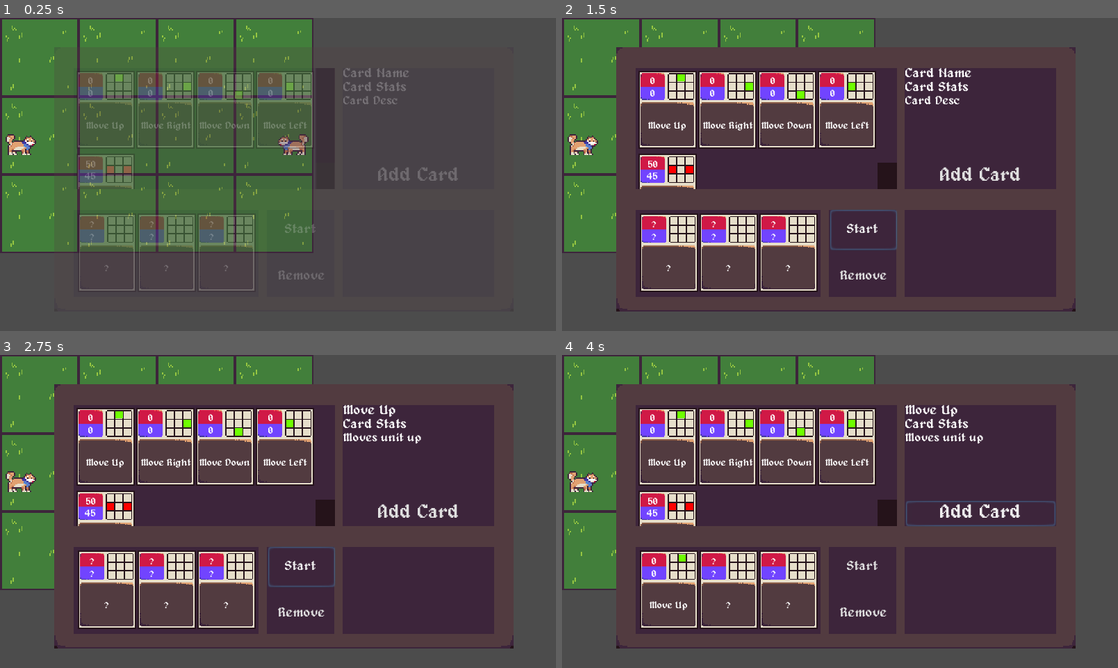
Above: before the commit, frames 1-4 (two rows, left to right).
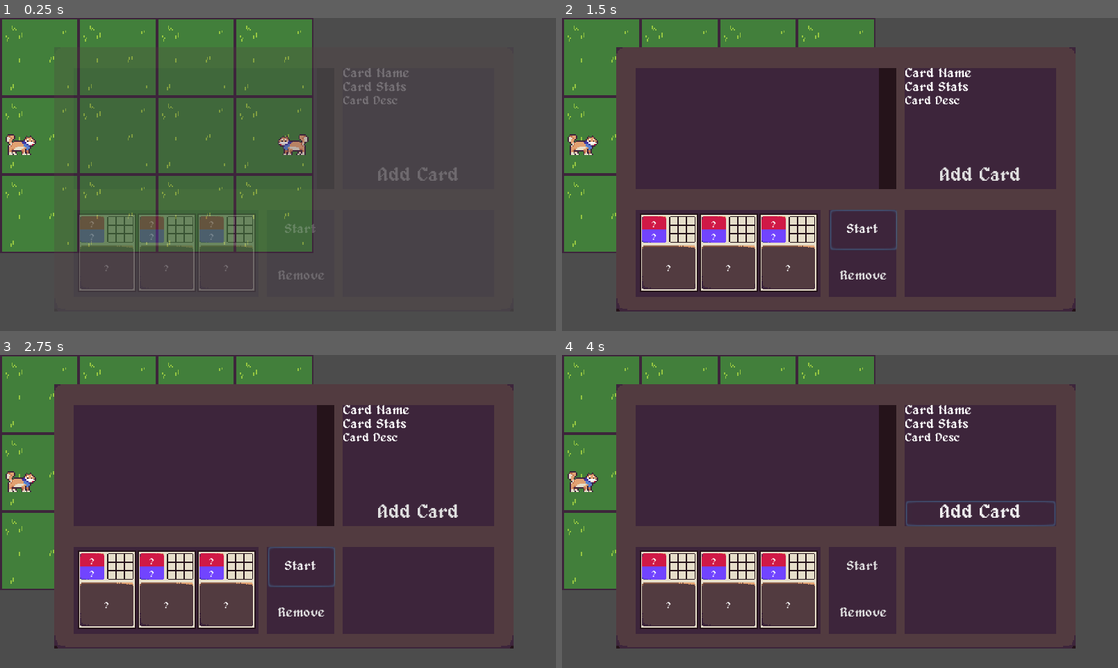
Above: after the commit, the same moments.

Repository: erik-lance/Shiba-Fighters
Game: Godot game, scene res://scenes/fight.tscn
Same seed, same stepped clock (60 frames per second), same inputs: the game is played once before the commit and once after it. This scene is started directly instead of the project's main scene.
Inputs (mouse positions are in pixels of both pictures, inside the frame that each line leads up to):
- Up to frame 1 (0.25 s): no input
- Up to frame 2 (1.5 s): click "Start" at 0.5 s; click "Start" at 1.25 s
- Up to frame 3 (2.75 s): click (105, 445) at 2.02 s
- Up to frame 4 (4 s): click "Remove" at 2.75 s; click "Add Card" at 3.5 s

The runs differ from the first frame. In frame 1, 5.0% of the frame differs, in the area x 14-57%, y 17-55%; in frame 2, 7.8%; in frame 3, 8.2%; in frame 4, 8.4%, in the area x 13-76%, y 16-82%.
Error after the commit: Attempt to call function 'instance' in base 'null instance' on a null instance. (res://assets/scripts/deck_manager.gd:30)

Commit message:
Added basic cards

Diff:
--- a/assets/scripts/deck_manager.gd
+++ b/assets/scripts/deck_manager.gd
@@ -2,6 +2,10 @@
 
 var shiba_fight_cards = {
 	rasengan = "res://scenes/cards/shiba/rasengan.tscn"
+}
+
+var basic_cards = {
+	regen = "res://scenes/cards/regen_mana.tscn"
 }
 
 var move_cards = {
@@ -22,6 +26,11 @@
 		cards.append(card.get_child(0))
 		self.add_child(card)
 
+	for basic_card in basic_cards:
+		var card = load(basic_cards[basic_card]).instance()
+		cards.append(card.get_child(0))
+		self.add_child(card)
+
 	for shiba_moves in shiba_fight_cards:
 		var card = load(shiba_fight_cards[shiba_moves]).instance()
 		cards.append(card.get_child(0))
